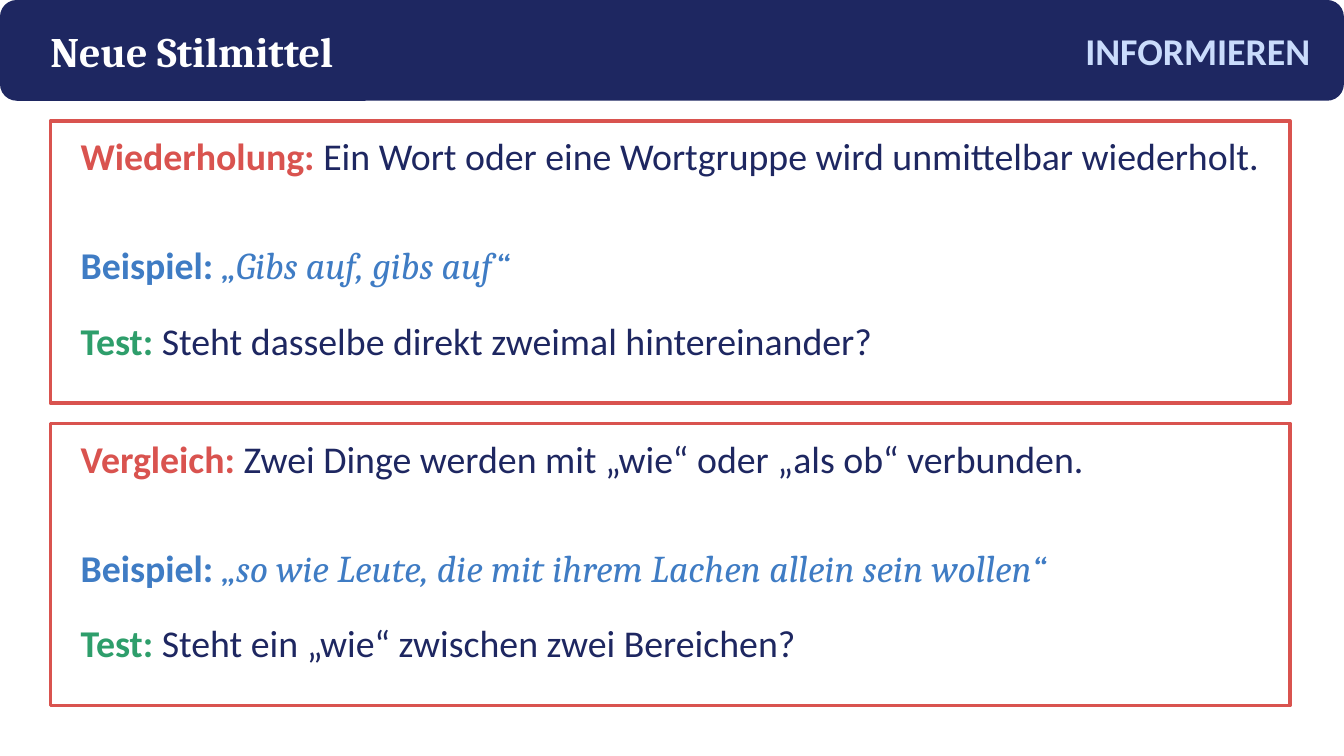
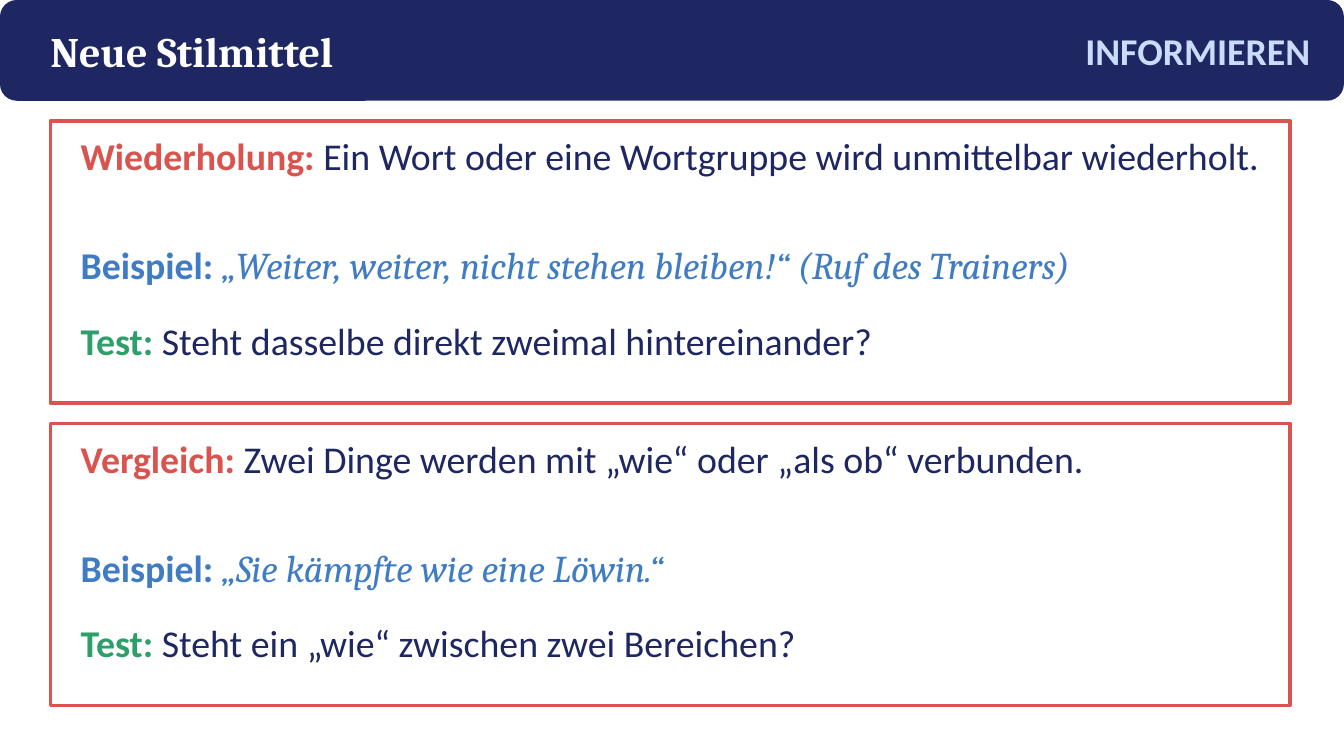
Before and after one commit to golzkonstantin-gif/Schule, a slide deck: slide 8 of Deutsch_11/Kafka_Gibs_auf/Praesentation_Gibs_auf.pptx. Drawn at 1344x756 pixels with LibreOffice and Linux fonts; fonts in the diff are those of the drawing. Boxes give left, top, right and bottom in pixels: in the first picture for what was removed or moved away, otherwise in the second. Text is boxed around its words. In the diff, an @@ line names an element or a change of style, - is before the commit and + after.

```diff
--- a/Deutsch_11/Kafka_Gibs_auf/Praesentation_Gibs_auf.pptx
+++ b/Deutsch_11/Kafka_Gibs_auf/Praesentation_Gibs_auf.pptx
@@ text at box(81, 252, 1070, 288): text changed @@
-Beispiel: „Gibs auf, gibs auf“
+Beispiel: „Weiter, weiter, nicht stehen bleiben!“ (Ruf des Trainers)
@@ text at box(81, 555, 663, 590): text changed @@
-Beispiel: „so wie Leute, die mit ihrem Lachen allein sein wollen“
+Beispiel: „Sie kämpfte wie eine Löwin.“
```
Also in this commit, not shown: 1 other slide changed, 10 other files.
